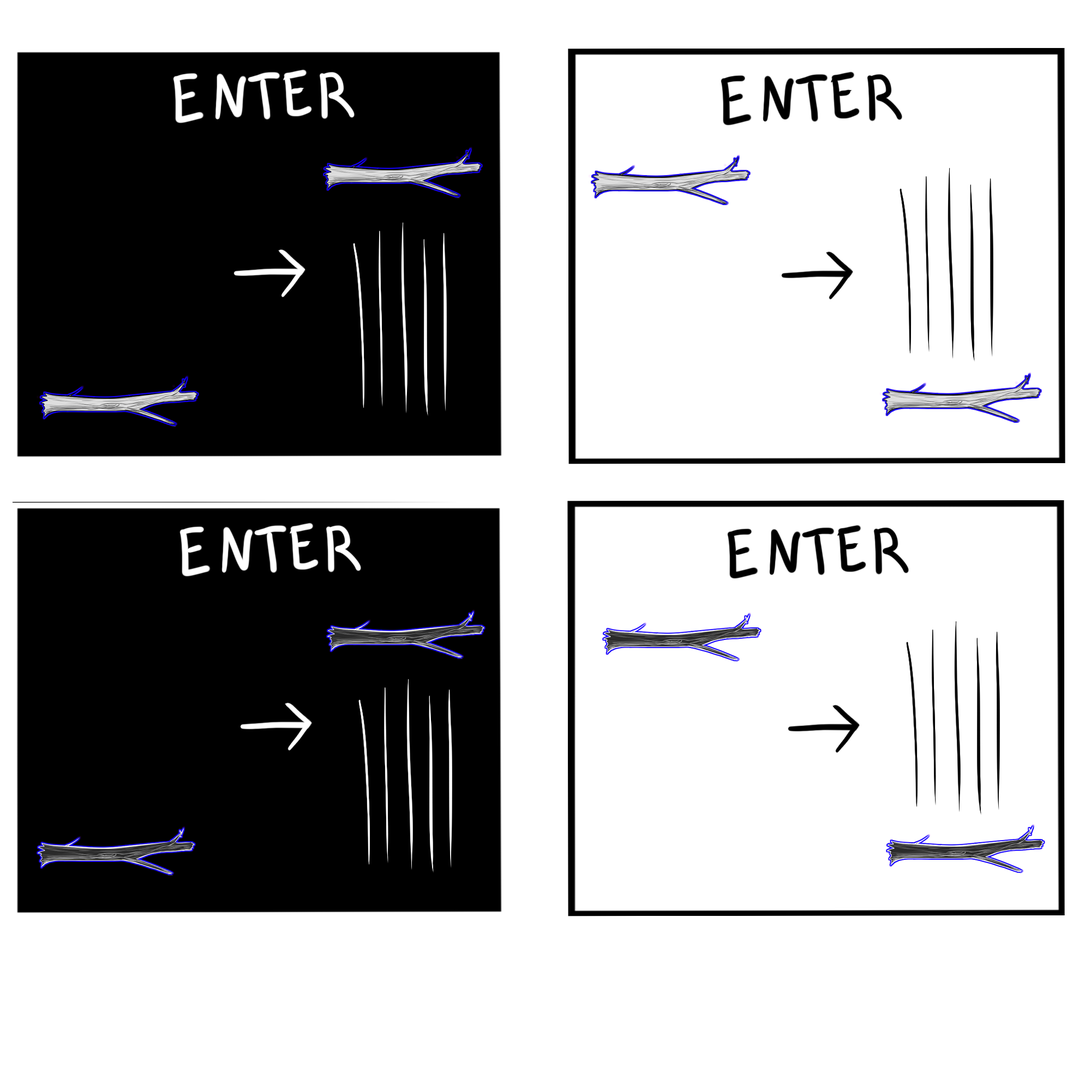
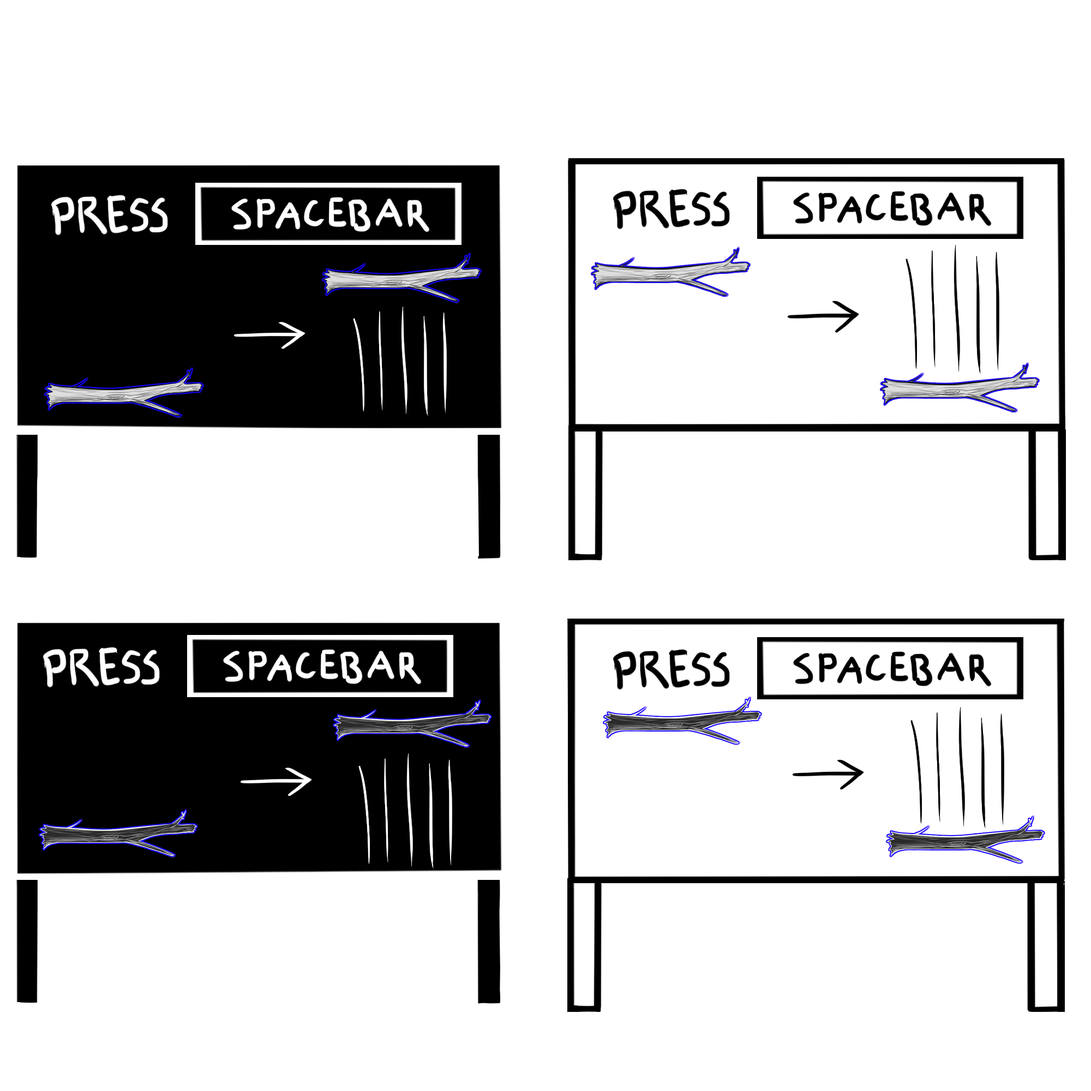
Layer changes from the first 1091 x 1091 image to the second:
painted on "Layer11" over [587, 154, 753, 297]
painted on "Layer10" over [877, 361, 1043, 423]
painted on "Layer4" over [36, 146, 485, 427]
painted on "Layer13" over [600, 612, 763, 746]
painted on "Layer12" over [885, 814, 1046, 874]
painted on "Layer6" over [34, 609, 493, 876]
painted on "Layer9" over [720, 71, 1005, 829]
painted on "Layer2" over [42, 68, 1024, 874]
painted on "Layer7" over [567, 48, 1066, 917]
painted on "Layer3" over [12, 51, 503, 1005]
painted on "Layer1" over [12, 48, 1067, 1013]
added layer "Layer14" above "Layer8" over [12, 427, 1063, 1012]
